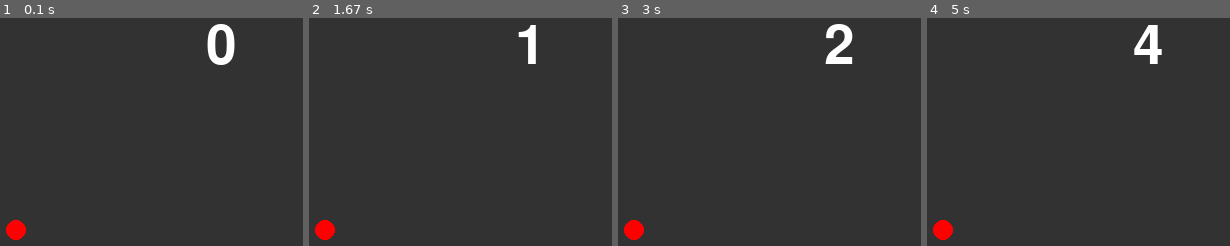
Above: before the commit, frames 1-4 (left to right).
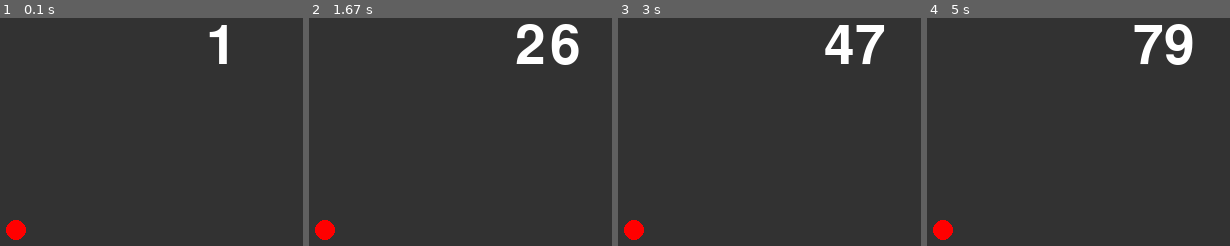
Above: after the commit, the same moments.

Repository: c0b23047aa/ProjExD_1
Game: pygame game, started from pygame_system.py
The game is run twice, just before and just after one commit, with the same random seed, the same clock (stepped at 60 frames per second) and the same inputs.
Inputs:
- Up to frame 1 (0.1 s): no input
- Up to frame 2 (1.67 s): no input
- Up to frame 3 (3 s): no input
- Up to frame 4 (5 s): no input

The runs differ from the first frame. In frame 1, 1.2% of the frame differs, in the area x 68-78%, y 2-21%; in frame 2, 2.0%; in frame 3, 1.7%; in frame 4, 2.0%, in the area x 68-88%, y 2-21%.

Commit message:
FPS変更

Diff:
--- a/pygame_system.py
+++ b/pygame_system.py
@@ -26,7 +26,7 @@
         screen.blit(enn, [100, 400])
         pg.display.update()
         tmr += 1
-        clock.tick(1)
+        clock.tick(16)
 
 
 if __name__ == "__main__":
